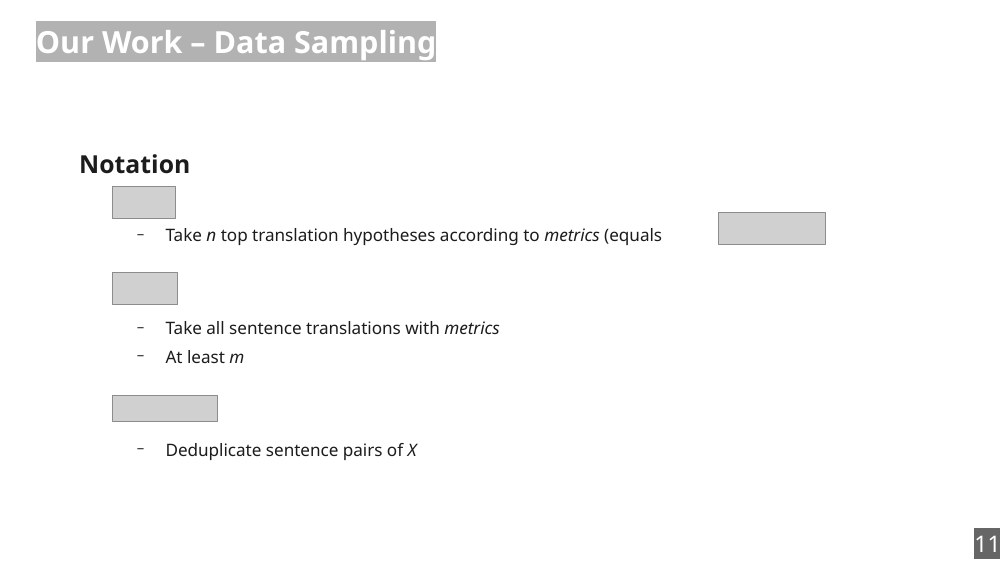
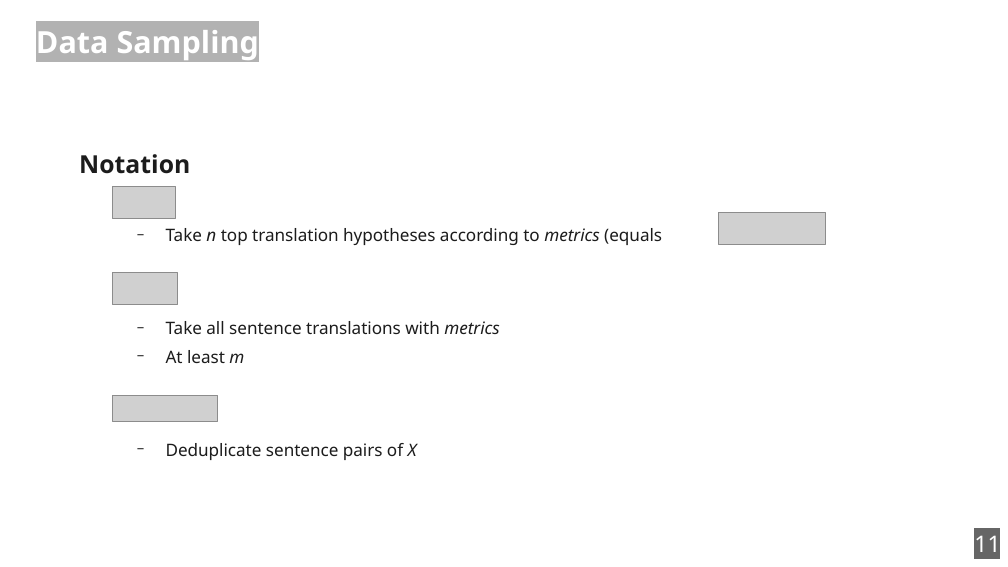
Before and after one commit to zouharvi/reference-mt-distill, a slide deck: slide 11 of meta/naacl_presentation.odp. Drawn at 1008x567 pixels with LibreOffice and Linux fonts; fonts in the diff are those of the drawing; grey boxes stand for pictures. Boxes give left, top, right and bottom in pixels: in the first picture for what was removed or moved away, otherwise in the second. Text is boxed around its words. In the diff, an @@ line names an element or a change of style, - is before the commit and + after.

```diff
--- a/meta/naacl_presentation.odp
+++ b/meta/naacl_presentation.odp
@@ title at (x1=36, y1=30, x2=259, y2=60): text changed @@
-Our Work – Data Sampling
+Data Sampling
```
Also in this commit, not shown: 5 other slides changed.
